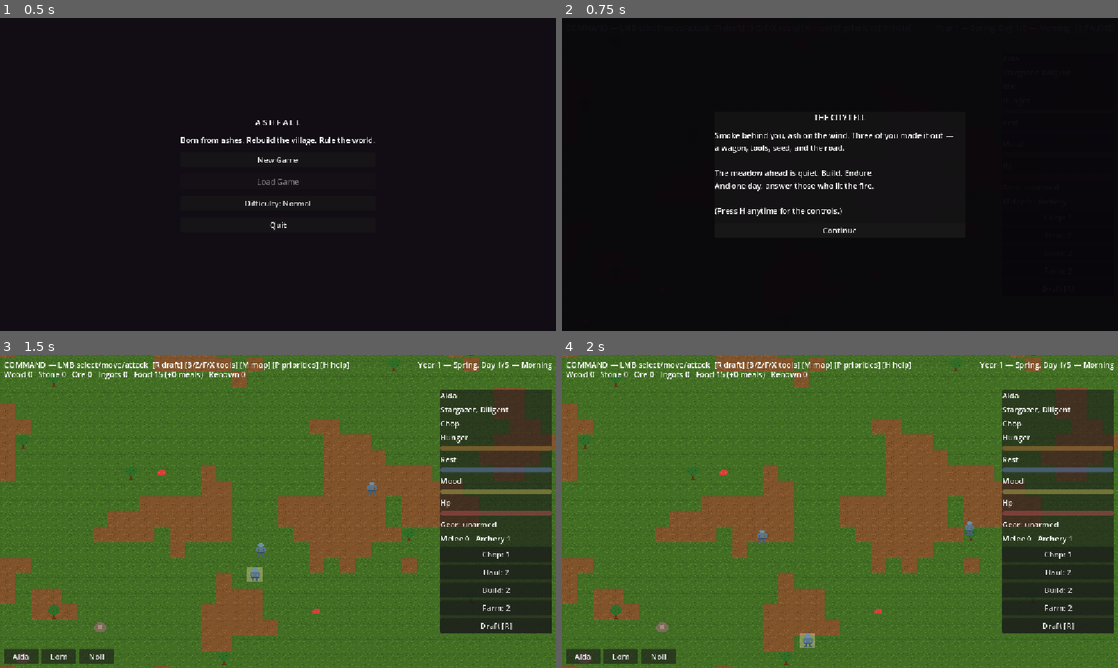
Above: before the commit, frames 1-4 (two rows, left to right).
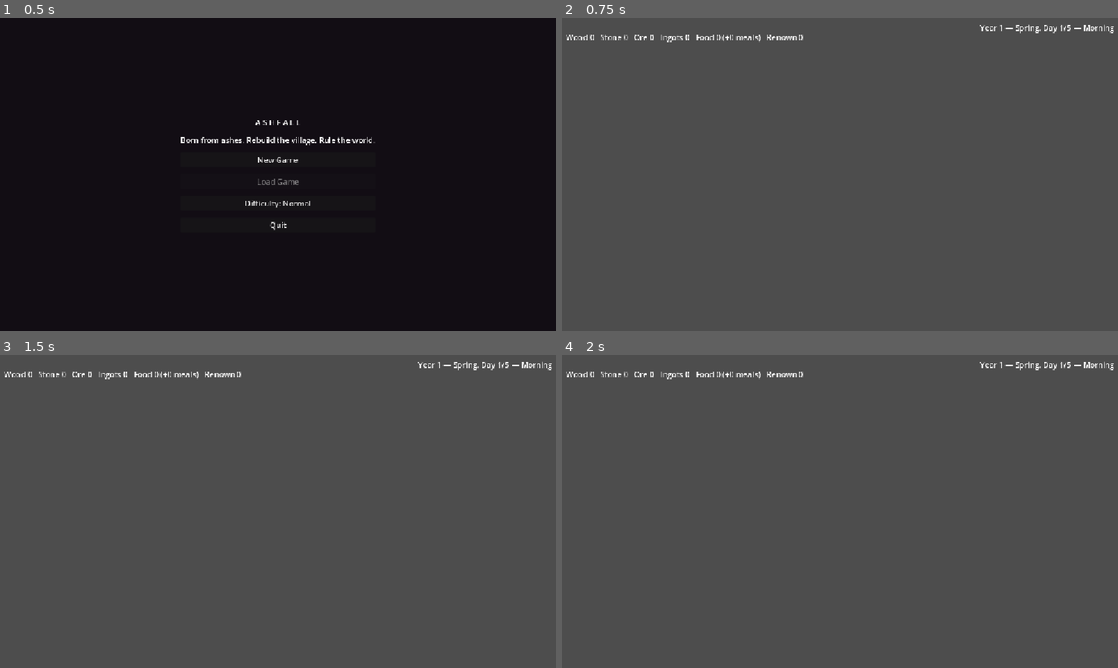
Above: after the commit, the same moments.

Repository: PakkaponBon/gameproject
Game: Godot game, scene res://scenes/main_menu.tscn
Same seed, same stepped clock (60 frames per second), same inputs: the game is played once before the commit and once after it.
Inputs (mouse positions are in pixels of both pictures, inside the frame that each line leads up to):
- Up to frame 1 (0.5 s): no input
- Up to frame 2 (0.75 s): click "New Game" at 0.5 s
- Up to frame 3 (1.5 s): click (278, 567) at 1.25 s, where only the run before the commit has a clickable "Continue"
- Up to frame 4 (2 s): no input

Frame 1 is identical in both runs. In frame 2, 100% of the frame differs, in the area x 0-100%, y 0-100%; in frame 3, 99%; in frame 4, 99%.
Error after the commit: Parse Error: Cannot infer the type of "next" variable because the value doesn't have a set type. (res://scripts/critter.gd:21)

Commit message:
Phase 13: art pass (procedural) - variants, sway, critters, lights, edges
- Hooded bandit silhouette (instant enemy read); weapon shown in hand
- Tree pine variant + gentle sway; jagged rock variant; crop stage sprites
- Decor scatter (flowers/pebbles/bushes/mushrooms), seeded from terrain
- Ambient critters (rabbits, birds); forge/stove glow (PointLight2D)
- Map edge fade. Autotile transitions + hand art remain human work

Co-Authored-By: Claude Fable 5 <noreply@anthropic.com>

Diff:
--- /dev/null
+++ b/scenes/critter.tscn
@@ -0,0 +1,12 @@
+[gd_scene format=3 uid="uid://bq4h7c2n8t5w"]
+
+[ext_resource type="Script" uid="uid://ck6t2w9f4m1h" path="res://scripts/critter.gd" id="1_critter"]
+[ext_resource type="Texture2D" uid="uid://bs7k4w2naf1c" path="res://assets/sprites.png" id="2_sprites"]
+
+[node name="Critter" type="Node2D"]
+script = ExtResource("1_critter")
+
+[node name="Body" type="Sprite2D" parent="."]
+texture = ExtResource("2_sprites")
+region_enabled = true
+region_rect = Rect2(368, 0, 16, 16)
--- a/scenes/main.tscn
+++ b/scenes/main.tscn
@@ -24,6 +24,7 @@
 [ext_resource type="Script" uid="uid://bt8w3m6c1k4f" path="res://scripts/kitchen_keeper.gd" id="24_kitchen"]
 [ext_resource type="Script" uid="uid://cw1f6t9k3n7m" path="res://scripts/events_director.gd" id="25_events"]
 [ext_resource type="Script" uid="uid://dt3w7q1n8h5m" path="res://scripts/pause_menu.gd" id="8_pause"]
+[ext_resource type="Script" uid="uid://bh5w8t2c6n9k" path="res://scripts/edge_fade.gd" id="27_edge"]
 
 [node name="Main" type="Node2D"]
 script = ExtResource("1_main")
@@ -41,6 +42,9 @@
 script = ExtResource("5_zone")
 
 [node name="Entities" type="Node2D" parent="."]
+
+[node name="EdgeFade" type="Node2D" parent="."]
+script = ExtResource("27_edge")
 
 [node name="PlayerInput" type="Node" parent="."]
 script = ExtResource("17_input")
--- a/scenes/pawn.tscn
+++ b/scenes/pawn.tscn
@@ -40,3 +40,11 @@
 region_enabled = true
 region_rect = Rect2(0, 0, 16, 16)
 modulate = Color(0.4, 0.62, 0.95, 1)
+
+[node name="Held" type="Sprite2D" parent="."]
+visible = false
+position = Vector2(6, -1)
+scale = Vector2(0.7, 0.7)
+texture = ExtResource("7_sprites")
+region_enabled = true
+region_rect = Rect2(112, 0, 16, 16)
--- a/scenes/raider.tscn
+++ b/scenes/raider.tscn
@@ -9,5 +9,5 @@
 [node name="Body" type="Sprite2D" parent="."]
 texture = ExtResource("2_sprites")
 region_enabled = true
-region_rect = Rect2(0, 0, 16, 16)
+region_rect = Rect2(240, 0, 16, 16)
 modulate = Color(0.55, 0.22, 0.2, 1)
--- /dev/null
+++ b/scripts/critter.gd
@@ -0,0 +1,29 @@
+class_name Critter
+extends Node2D
+## Harmless ambient life (rabbit, bird): wanders, flees nothing, does
+## nothing. Life, not systems — pure Phase 13 set dressing.
+
+const MOVE_EVERY_TICKS := 4
+
+var cell: Vector2i
+var move_cooldown := 0
+
+func _ready() -> void:
+	cell = WorldGrid.world_to_cell(position)
+	position = WorldGrid.cell_to_world(cell)
+	GameClock.ticked.connect(_on_tick)
+
+func _on_tick() -> void:
+	move_cooldown -= 1
+	if move_cooldown > 0:
+		return
+	move_cooldown = MOVE_EVERY_TICKS + randi_range(0, 12)
+	var next := cell + Pawn.DIRS.pick_random()
+	if WorldGrid.in_bounds(next) and not WorldGrid.is_wall(next):
+		cell = next
+
+func _process(delta: float) -> void:
+	var dest := WorldGrid.cell_to_world(cell)
+	position = position.lerp(dest, minf(1.0, 6.0 * delta))
+	if absf(dest.x - position.x) > 0.5:
+		($Body as Sprite2D).flip_h = dest.x < position.x
--- a/scripts/crop.gd
+++ b/scripts/crop.gd
@@ -94,3 +94,5 @@
 func _update_visual() -> void:
 	var t := minf(float(growth_ticks) / float(grow_ticks_total), 1.0)
 	body.scale = Vector2.ONE * lerpf(SPROUT_SCALE, MATURE_SCALE, t)
+	# Stage change: sprout sprite -> fuller fruiting sprite past halfway.
+	body.region_rect.position.x = (288.0 if t >= 0.5 else 48.0)
--- /dev/null
+++ b/scripts/edge_fade.gd
@@ -0,0 +1,16 @@
+extends Node2D
+## Darkens the world's rim so the map doesn't end in a hard line.
+
+const STEPS := 3
+const STEP_PX := 14.0
+
+func _draw() -> void:
+	var size := Vector2(WorldGrid.MAP_SIZE) * WorldGrid.TILE_SIZE
+	for i in STEPS:
+		var inset := STEP_PX * i
+		var alpha := 0.28 - 0.08 * i
+		var color := Color(0.04, 0.03, 0.05, alpha)
+		draw_rect(Rect2(inset, inset, size.x - inset * 2, STEP_PX), color)  # top
+		draw_rect(Rect2(inset, size.y - inset - STEP_PX, size.x - inset * 2, STEP_PX), color)  # bottom
+		draw_rect(Rect2(inset, inset + STEP_PX, STEP_PX, size.y - (inset + STEP_PX) * 2), color)  # left
+		draw_rect(Rect2(size.x - inset - STEP_PX, inset + STEP_PX, STEP_PX, size.y - (inset + STEP_PX) * 2), color)  # right
--- a/scripts/main.gd
+++ b/scripts/main.gd
@@ -11,6 +11,7 @@
 var selected: Pawn = null
 var blueprints := {}  # cell -> Blueprint
 var decon_orders := {}  # cell -> DeconstructOrder
+var _lights := {}  # cell -> PointLight2D (workstation glow)
 
 @onready var walls: TileMapLayer = $Walls
 @onready var entities: Node2D = $Entities
@@ -60,6 +61,7 @@
 		_new_game()
 	else:
 		SaveManager.apply_pending_load()
+	spawner.spawn_critters()
 	if selected == null:
 		_select_first_alive()
 	$PlayerInput._update_mode_label()
@@ -135,7 +137,23 @@
 ## Instantly realize a finished (or loaded) building at a cell.
 func place_building(cell: Vector2i, id: String) -> void:
 	WorldGrid.register_building(cell, id)
-	walls.set_cell(cell, SOURCE_ID, BuildingDefs.get_def(id).tile)
+	var def: Dictionary = BuildingDefs.get_def(id)
+	walls.set_cell(cell, SOURCE_ID, def.tile)
+	# Fire-warmed workstations glow at night.
+	if def.get("workstation", false) or def.get("kitchen", false):
+		var light := PointLight2D.new()
+		light.texture = preload("res://assets/light.png")
+		light.position = WorldGrid.cell_to_world(cell)
+		light.color = Color(1.0, 0.7, 0.4)
+		light.energy = 0.9
+		light.texture_scale = 1.4
+		entities.add_child(light)
+		_lights[cell] = light
+
+func _remove_light(cell: Vector2i) -> void:
+	if _lights.has(cell):
+		_lights[cell].queue_free()
+		_lights.erase(cell)
 
 func place_blueprint(cell: Vector2i, id: String) -> void:
 	if not WorldGrid.in_bounds(cell) or WorldGrid.buildings.has(cell) \
@@ -286,13 +304,15 @@
 		decon_orders.erase(cell)
 	WorldGrid.remove_building(cell)
 	walls.erase_cell(cell)
-	hud.set_event("A gate has been smashed!", Color(1.0, 0.6, 0.3))
+	_remove_light(cell)
+	hud.set_event("A gate has been smashed!", Color(1.0, 0.6, 0.3), WorldGrid.cell_to_world(cell))
 
 func _on_building_deconstructed(cell: Vector2i) -> void:
 	decon_orders.erase(cell)
 	var refund: Dictionary = BuildingDefs.get_def(WorldGrid.buildings[cell]).refund
 	WorldGrid.remove_building(cell)
 	walls.erase_cell(cell)
+	_remove_light(cell)
 	for id: String in refund:
 		spawner.drop_resource(cell, id, int(refund[id]))
 
--- a/scripts/ore_node.gd
+++ b/scripts/ore_node.gd
@@ -20,6 +20,8 @@
 	cell = WorldGrid.world_to_cell(position)
 	position = WorldGrid.cell_to_world(cell)
 	var def := ResourceDefs.get_def(resource_id)
+	if randf() < 0.4:  # jagged variant
+		body.region_rect = Rect2(272, 0, 16, 16)
 	body.modulate = def.node_color * 1.6  # rock sprite is drawn light
 	fleck.color = def.color
 	WorldGrid.set_obstacle(cell, true)
--- a/scripts/pawn.gd
+++ b/scripts/pawn.gd
@@ -30,6 +30,7 @@
 var traits: Array = []  # trait ids from TraitDefs
 
 @onready var body: Sprite2D = $Body
+@onready var held: Sprite2D = $Held
 @onready var selection_ring: ColorRect = $SelectionRing
 @onready var needs: PawnNeeds = $Needs
 @onready var combat: PawnCombat = $Combat
@@ -68,6 +69,13 @@
 func attack(raider: Raider) -> void:
 	if drafted:
 		combat.attack_target = raider
+
+## Show the equipped weapon in hand.
+func update_held() -> void:
+	held.visible = combat.weapon_id != ""
+	if held.visible:
+		var idx := int(ResourceDefs.get_def(combat.weapon_id).sprite)
+		held.region_rect = Rect2(idx * 16, 0, 16, 16)
 
 func set_sleep_visual(on: bool) -> void:
 	if not dead:
--- a/scripts/pawn_combat.gd
+++ b/scripts/pawn_combat.gd
@@ -76,6 +76,7 @@
 func equip(id: String) -> void:
 	weapon_id = id
 	attack_damage = float(WeaponDefs.get_def(id).damage)
+	pawn.update_held()
 
 ## Drop the weapon at our feet (gear reassignment via the panel).
 func unequip() -> void:
@@ -87,6 +88,7 @@
 	pawn.get_parent().get_node("Entities").add_child(item)
 	weapon_id = ""
 	attack_damage = WeaponDefs.UNARMED_DAMAGE
+	pawn.update_held()
 
 func is_ranged() -> bool:
 	return weapon_id != "" and bool(WeaponDefs.get_def(weapon_id).get("ranged", false))
--- a/scripts/raider.gd
+++ b/scripts/raider.gd
@@ -147,9 +147,6 @@
 	# Rendering only: ease toward the logical cell; walk frames while moving.
 	var dest := WorldGrid.cell_to_world(cell)
 	position = position.lerp(dest, minf(1.0, LERP_WEIGHT * delta))
-	var walking := position.distance_to(dest) > 1.5
-	var body: Sprite2D = $Body
-	body.region_rect.position.x = \
-			(14 if walking and int(Time.get_ticks_msec() / 180) % 2 == 0 else 0) * 16
+	# Hooded silhouette (one frame); still faces its direction of travel.
 	if absf(dest.x - position.x) > 0.5:
-		body.flip_h = dest.x < position.x
+		($Body as Sprite2D).flip_h = dest.x < position.x
--- a/scripts/tree_entity.gd
+++ b/scripts/tree_entity.gd
@@ -14,6 +14,16 @@
 	add_to_group("trees")
 	cell = WorldGrid.world_to_cell(position)
 	position = WorldGrid.cell_to_world(cell)
+	var body: Sprite2D = $Body
+	if randf() < 0.35:  # pine variant
+		body.region_rect = Rect2(256, 0, 16, 16)
+	# Gentle sway, offset so the forest doesn't move in lockstep.
+	var tween := create_tween().set_loops()
+	var period := randf_range(1.8, 2.6)
+	tween.tween_property(body, "rotation", 0.035, period) \
+			.set_trans(Tween.TRANS_SINE).set_ease(Tween.EASE_IN_OUT)
+	tween.tween_property(body, "rotation", -0.035, period) \
+			.set_trans(Tween.TRANS_SINE).set_ease(Tween.EASE_IN_OUT)
 	job = Job.new()
 	job.type = Job.Type.CHOP
 	job.target = self
--- a/scripts/world_spawner.gd
+++ b/scripts/world_spawner.gd
@@ -19,6 +19,11 @@
 const IRON_NODES := 8
 const RAIDER_SCENE := preload("res://scenes/raider.tscn")
 const GRAVE_SCENE := preload("res://scenes/grave.tscn")
+const CRITTER_SCENE := preload("res://scenes/critter.tscn")
+const SPRITES := preload("res://assets/sprites.png")
+const DECOR_SPRITES := [19, 20, 21, 22]  # flower, pebbles, bush, mushroom
+const DECOR_COUNT := 70
+const CRITTER_COUNT := 4
 const PAWN_SCENE := preload("res://scenes/pawn.tscn")
 const PAWN_COUNT := 3
 const PAWN_SPAWN_RADIUS := 5  # around map center
@@ -49,6 +54,33 @@
 		for y in WorldGrid.MAP_SIZE.y:
 			var tile := DIRT if noise.get_noise_2d(x, y) > 0.25 else GRASS
 			ground.set_cell(Vector2i(x, y), SOURCE_ID, tile)
+	_scatter_decor()
+
+## Cosmetic scatter (flowers, pebbles, bushes, mushrooms). Seeded from the
+## terrain, so loads regenerate the exact same meadow — nothing to save.
+func _scatter_decor() -> void:
+	for child in ground.get_children():
+		child.queue_free()
+	var rng := RandomNumberGenerator.new()
+	rng.seed = ground_seed + 7
+	for i in DECOR_COUNT:
+		var sprite := Sprite2D.new()
+		sprite.texture = SPRITES
+		sprite.region_enabled = true
+		sprite.region_rect = Rect2(DECOR_SPRITES[rng.randi() % DECOR_SPRITES.size()] * 16, 0, 16, 16)
+		var cell := Vector2i(rng.randi() % WorldGrid.MAP_SIZE.x, rng.randi() % WorldGrid.MAP_SIZE.y)
+		sprite.position = WorldGrid.cell_to_world(cell)
+		ground.add_child(sprite)
+
+func spawn_critters() -> void:
+	for i in CRITTER_COUNT:
+		var critter: Critter = CRITTER_SCENE.instantiate()
+		var body: Sprite2D = critter.get_node("Body")
+		if i % 2 == 1:  # every other one is a bird
+			body.region_rect = Rect2(384, 0, 16, 16)
+		critter.position = WorldGrid.cell_to_world(
+				Vector2i(randi() % WorldGrid.MAP_SIZE.x, randi() % WorldGrid.MAP_SIZE.y))
+		entities.add_child(critter)
 
 func spawn_entity(scene: PackedScene, cell: Vector2i) -> Node2D:
 	var node: Node2D = scene.instantiate()
Binary file added: assets/light.png
Binary file changed: assets/sprites.png
Not shown: 1 places in scenes/main.tscn that only renumber resources
Not shown, added: scripts/critter.gd.uid
Not shown, added: scripts/edge_fade.gd.uid
Not shown, changed: POLISH.md
